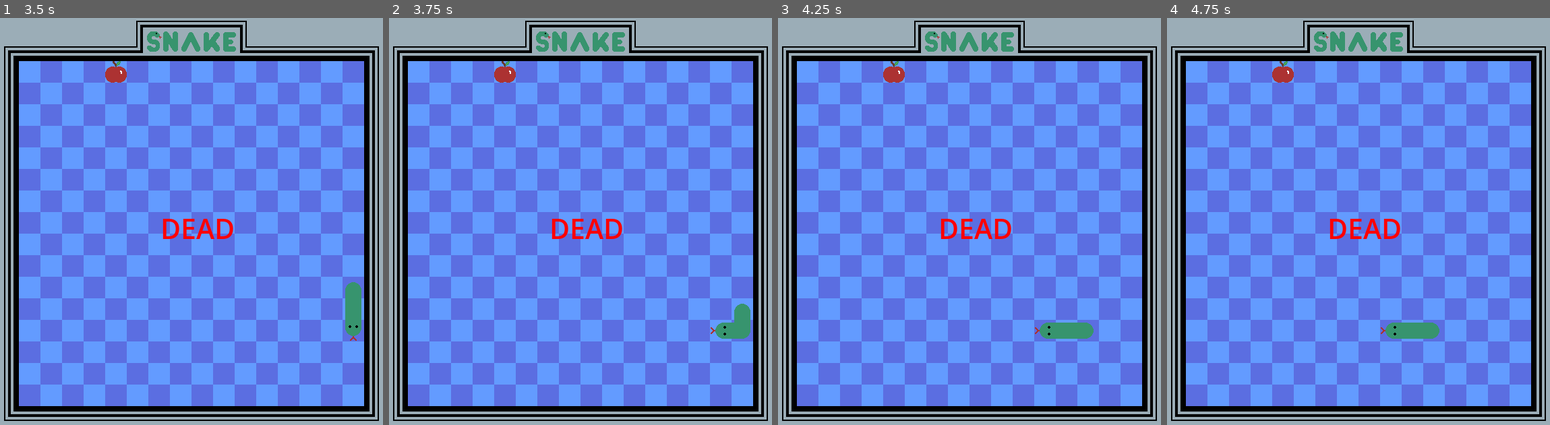
Above: before the commit, frames 1-4 (left to right).
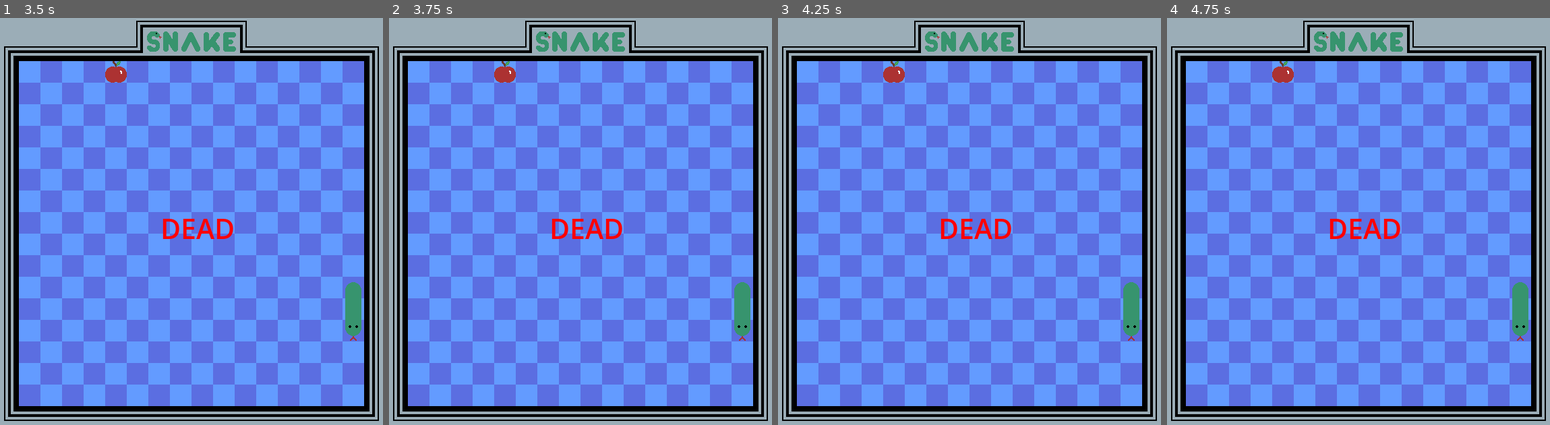
Above: after the commit, the same moments.

Repository: conor-wilson/snake
Game: Godot game, scene res://scenes/main.tscn
Two runs of this game, one before a commit and one after it. Both use one fixed random seed, a clock stepped at 60 frames per second and the inputs below. This scene is started directly instead of the project's main scene.
Inputs:
- Up to frame 1 (3.5 s): hold Right (move_right) 0.53-1.28 s; hold Down (move_down) 1.28-2.03 s; hold Right (move_right) 2.03-2.78 s; tap Enter at 2.75 s; hold Up (move_up) from 2.78 s (still down)
- Up to frame 2 (3.75 s): tap Space at 3.5 s; release Up (move_up) at 3.53 s; hold Left (move_left) from 3.53 s (still down)
- Up to frame 3 (4.25 s): keep holding Left (move_left)
- Up to frame 4 (4.75 s): keep holding Left (move_left)

Frame 1 is identical in both runs. In frame 2, 0.5% of the frame differs, in the area x 83-95%, y 64-80%; in frame 3, 1.1%, in the area x 67-95%, y 64-80%; in frame 4, 1.1%.

Commit message:
Added snake death

Diff:
--- a/scenes/main.gd
+++ b/scenes/main.gd
@@ -13,3 +13,4 @@
 
 func _on_snake_hit():
 	$DeathMessage.show()
+	$Snake.kill_snake()
--- a/scenes/snake.gd
+++ b/scenes/snake.gd
@@ -1,11 +1,19 @@
 extends TileMap
 
 signal hit
+var    alive : bool
+
 var snakeTiles : Array[SnakeTile] # The array of coordinates that the snake occupies
 var direction  : Vector2          # The cardinal direction of the snake's head
 
 # Called when the node enters the scene tree for the first time.
 func _ready():
+	spawn_new_snake()
+
+# TODO: descriptor
+func spawn_new_snake():
+
+	alive = true
 
 	# Set the snake and apple to their starting positions
 	direction = Vector2.RIGHT
@@ -16,6 +24,10 @@
 	]
 	renderNewSnake()
 	set_apple_cell()
+
+# TODO: descriptor
+func kill_snake():
+	alive = false
 
 
 ## ------------- Snake Rendering Functions ------------- ##
@@ -46,7 +58,8 @@
 
 # TODO: Descriptor
 func _on_ticker_timeout():
-	moveSnake()
+	if alive:
+		moveSnake()
 
 # TODO: Descriptor
 func moveSnake():
